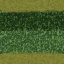
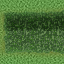
Layer changes from the first 64×64 image to the second:
showed "Layer 3 copy 2", painted on it over [0, 0, 64, 64]
painted on "Layer 2" over [0, 0, 64, 64]
